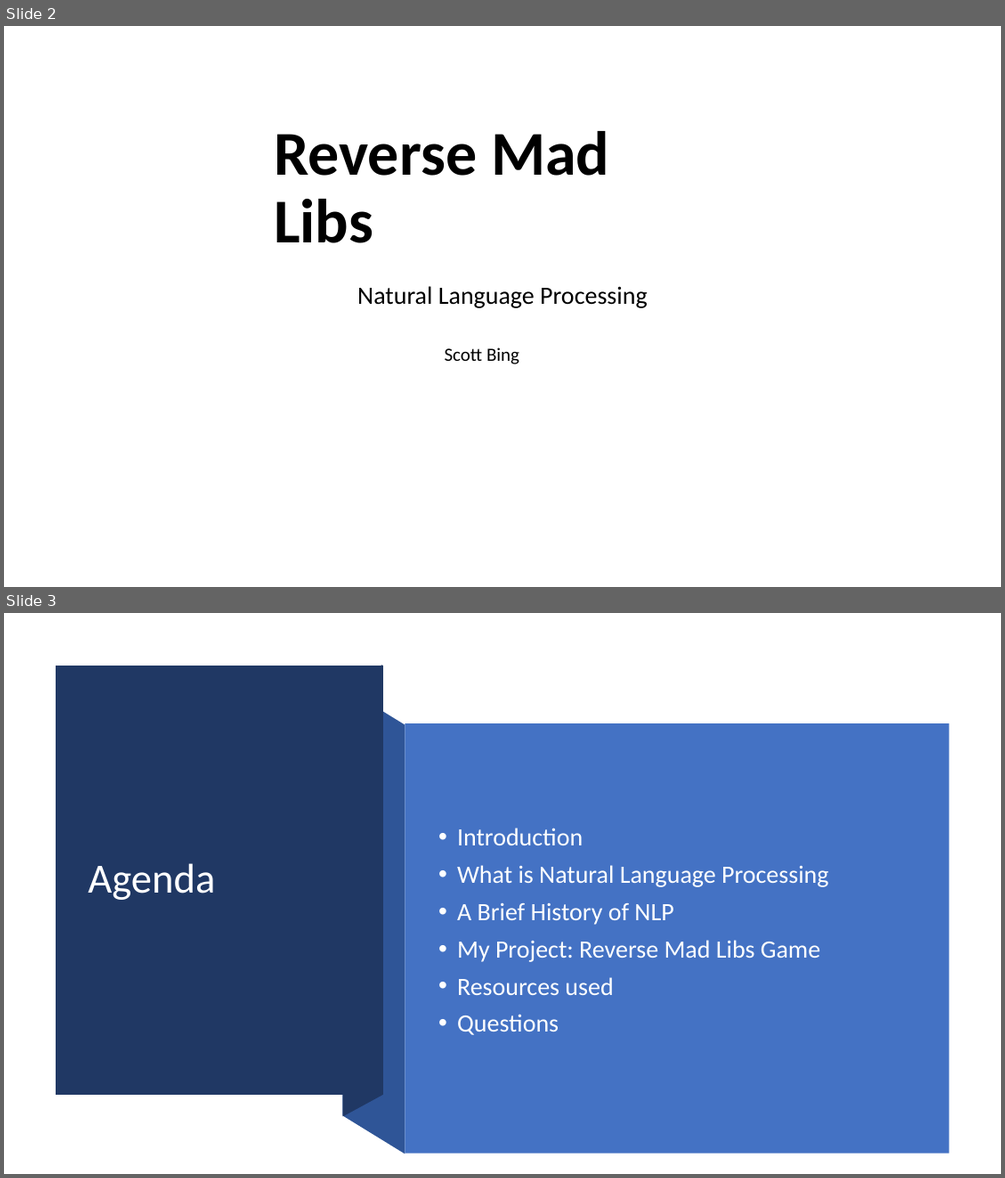
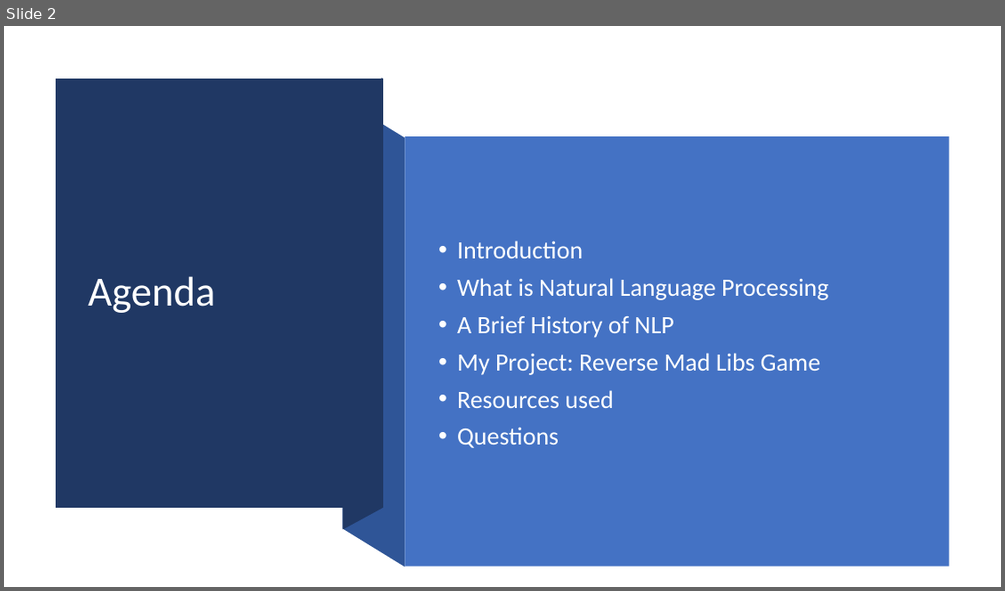
Before and after one commit to scottbing/SB_6000_NLP, a slide deck: Reverse Mad Libs.pptx. Shown one above the other, each under a label of ours: slides 2 and 3 before the commit, slide 2 after it. The pictures are 1005x1178 and 1005x591 pixels, drawn with LibreOffice and Linux fonts; fonts in the diff are those of the drawing; background and template pictures are left out. Boxes give left, top, right and bottom in pixels: in the first picture for what was removed or moved away, otherwise in the second. Text is boxed around its words. In the diff, an @@ line names an element or a change of style, - is before the commit and + after.

```diff
--- a/Reverse Mad Libs.pptx
+++ b/Reverse Mad Libs.pptx
@@ slide 2 removed at box(4, 26, 1001, 587), background picture (left out) @@
@@ title removed at box(274, 131, 609, 243) @@
-Reverse Mad Libs
@@ subtitle removed at box(357, 286, 647, 308) @@
-Natural Language Processing
@@ text removed at box(445, 347, 519, 364) @@
-Scott Bing
@@ what was slide 3 is now slide 2 @@
```
Also in this commit, not shown: 4 slides changed, 14 slides added, 1 other slide removed, 3 other files.
